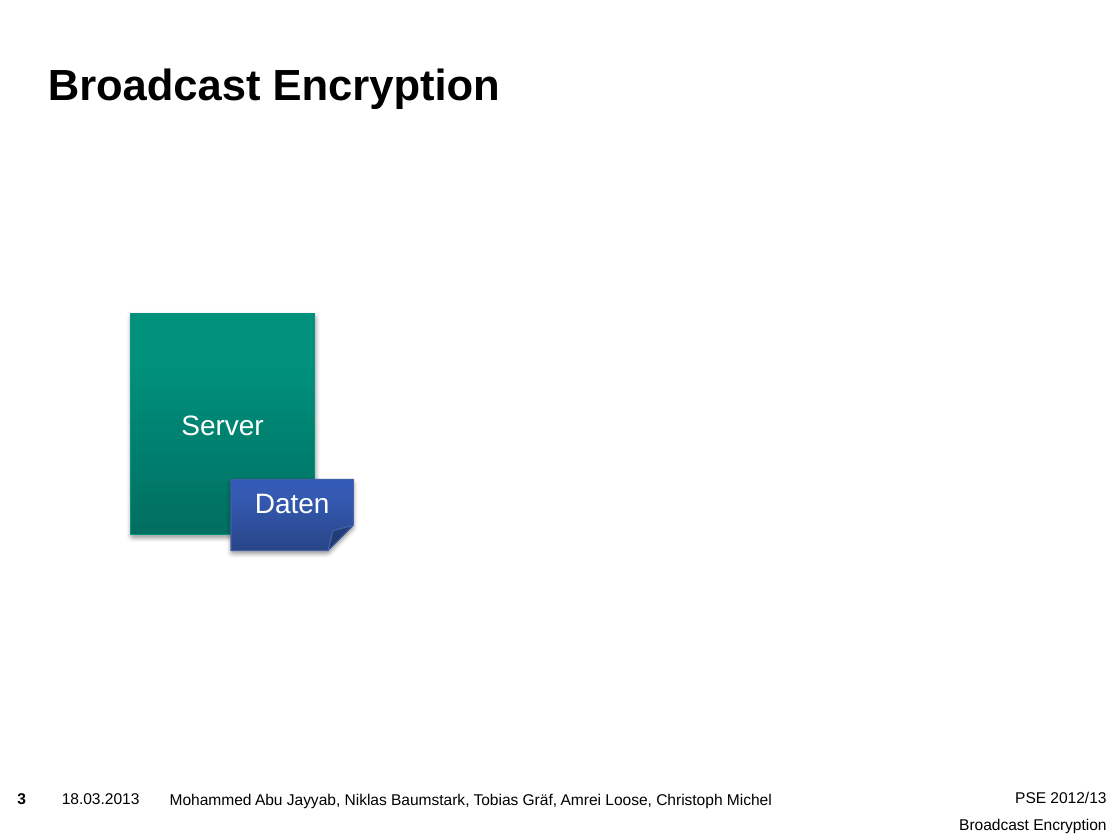
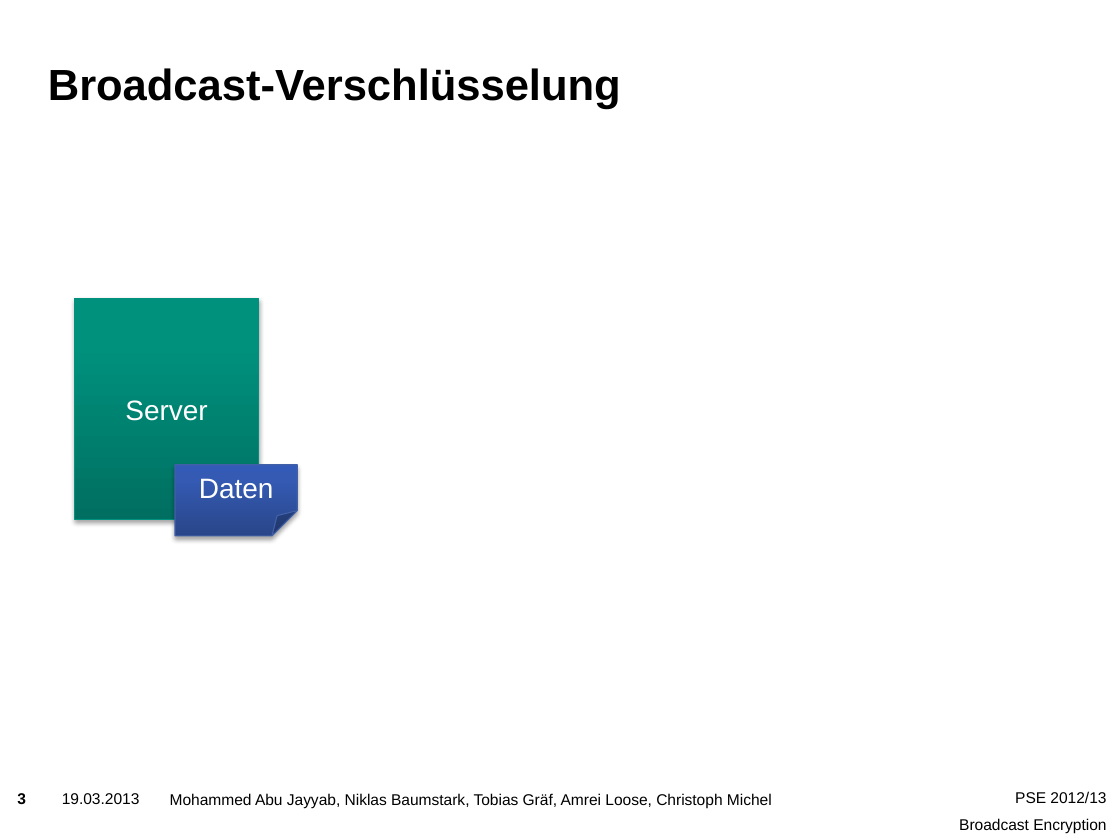
Before and after one commit to niklasb/pse-broadcast-encryption, a slide deck: slide 3 of praesentation/pse-abschluss.pptx. Drawn at 1120x840 pixels with LibreOffice and Linux fonts; fonts in the diff are those of the drawing; background and template pictures are left out. Boxes give left, top, right and bottom in pixels: in the first picture for what was removed or moved away, otherwise in the second. Text is boxed around its words. In the diff, an @@ line names an element or a change of style, - is before the commit and + after.

```diff
--- a/praesentation/pse-abschluss.pptx
+++ b/praesentation/pse-abschluss.pptx
@@ title at [48, 68, 621, 109]: text changed @@
-Broadcast Encryption
+Broadcast-Verschlüsselung
@@ rectangle "Server": place and size @@
-rectangle "Server" at [131, 314, 315, 534]
+rectangle "Server" at [75, 299, 259, 520]
@@ folded corner "Daten": place and size @@
-folded corner "Daten" at [231, 479, 353, 550]
+folded corner "Daten" at [175, 465, 297, 535]
@@ text at [62, 793, 140, 804]: text changed @@
-18.03.2013
+19.03.2013
```
Also in this commit, not shown: 13 other slides changed, 7 slides added, 9 slides removed, 1 other file.
